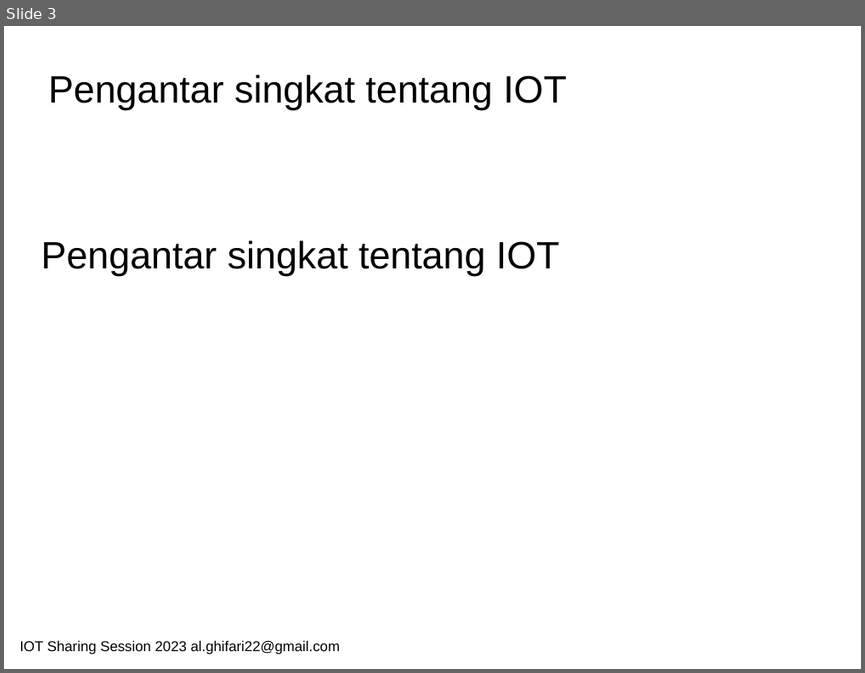
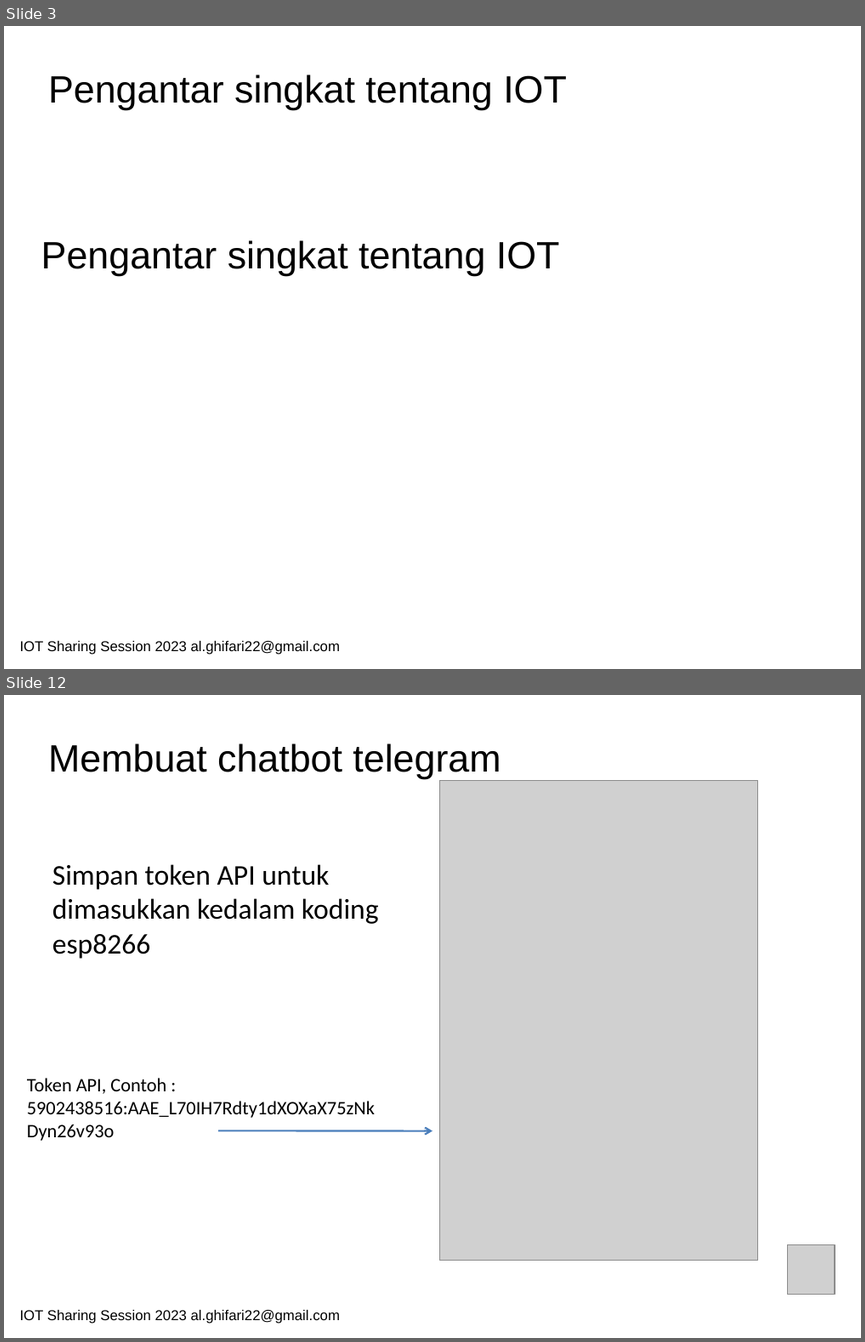
Before and after one commit to bangjii/IOT-Sharing-Telegram-Chatbot, a slide deck: IOT Sharing Session 2023 - Hudzaifah.pptx. Shown one above the other, each under a label of ours: slide 3 before the commit, slides 3 and 12 after it; the slides between them are not shown. The pictures are 865x673 and 865x1342 pixels, drawn with LibreOffice and Linux fonts; fonts in the diff are those of the drawing; grey boxes stand for pictures. Boxes give left, top, right and bottom in pixels: in the first picture for what was removed or moved away, otherwise in the second. Text is boxed around its words. In the diff, an @@ line names an element or a change of style, - is before the commit and + after.

```diff
--- a/IOT Sharing Session 2023 - Hudzaifah.pptx
+++ b/IOT Sharing Session 2023 - Hudzaifah.pptx
@@ slide 12 added at box(4, 695, 861, 1338), background #FFFFFF @@
@@ text added at box(48, 743, 500, 779), 32 pt, text #000000 @@
+Membuat chatbot telegram
@@ picture added at box(439, 781, 757, 1259) @@
@@ text added at box(52, 864, 379, 959), 24 pt, text #000000 @@
+Simpan token API untuk dimasukkan kedalam koding esp8266
@@ text added at box(27, 1077, 375, 1117), 16 pt, text #000000 @@
+Token API, Contoh : 5902438516:AAE_L70IH7Rdty1dXOXaX75zNkDyn26v93o
@@ arrow added from (218, 1130) to (432, 1131), #4B7EBC 1.5 pt @@
@@ picture added at box(787, 1245, 834, 1294) @@
@@ text added at box(20, 1310, 340, 1323), 12 pt, text #000000 @@
+IOT Sharing Session 2023 al.ghifari22@gmail.com
```
Also in this commit, not shown: 4 slides changed, 9 other slides added, 1 slide removed.
